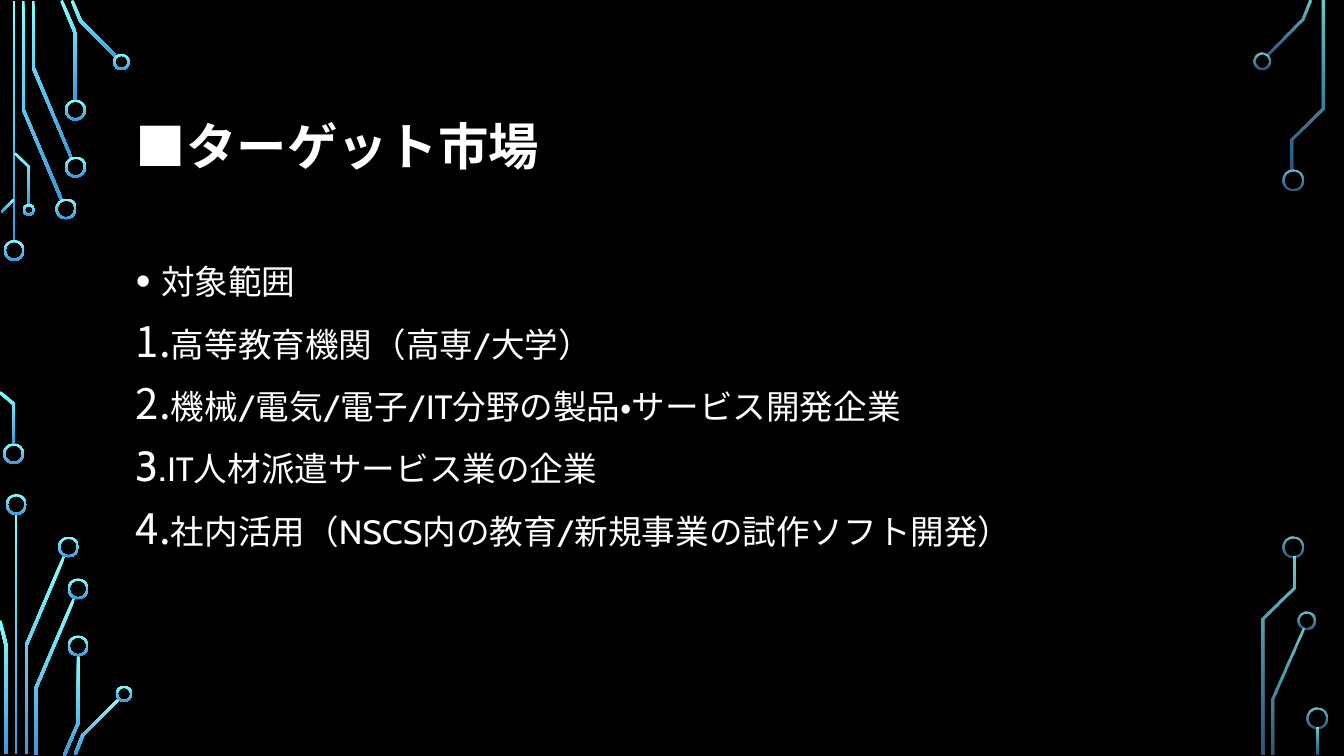
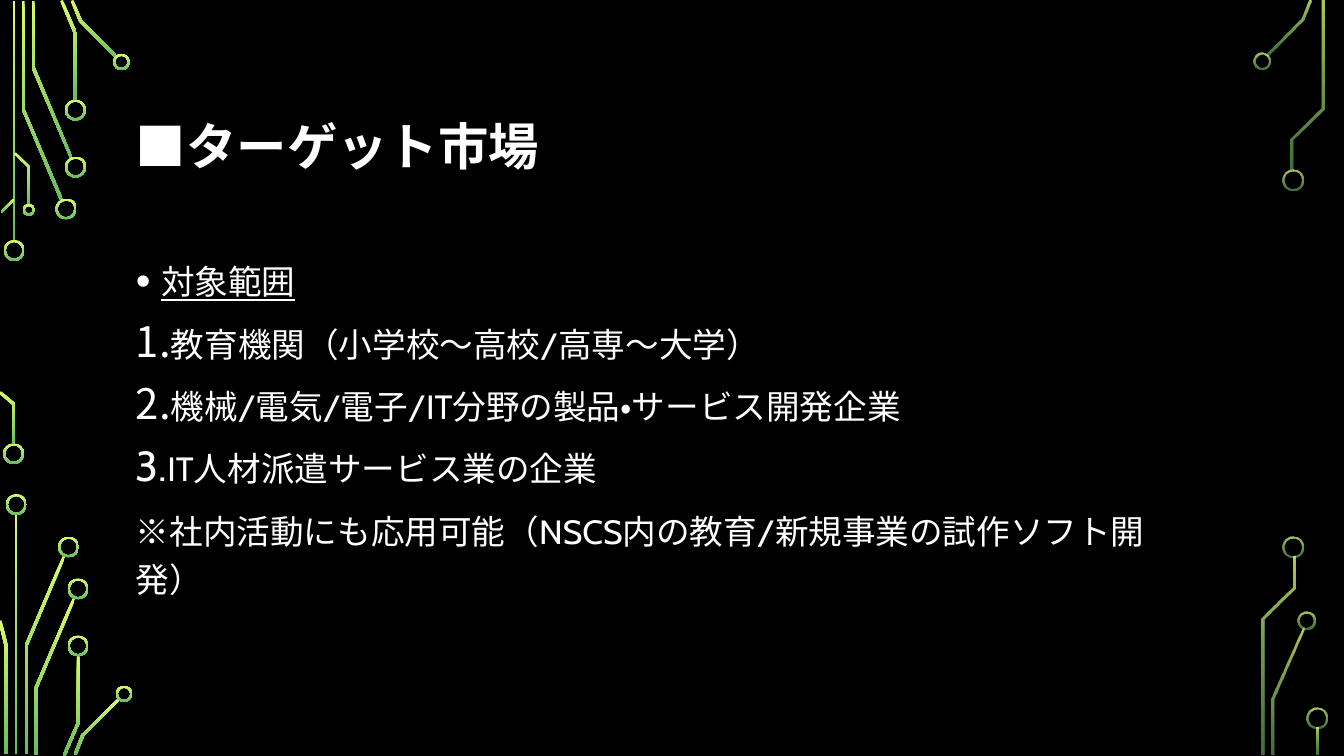
Before and after one commit to SITH-YN/PythonTool, a slide deck: slide 13 of Temp/39期ビジネスアイディア.pptx. Drawn at 1344x756 pixels with LibreOffice and Linux fonts; fonts in the diff are those of the drawing; background and template pictures are left out. Boxes give left, top, right and bottom in pixels: in the first picture for what was removed or moved away, otherwise in the second. Text is boxed around its words. In the diff, an @@ line names an element or a change of style, - is before the commit and + after.

```diff
--- a/Temp/39期ビジネスアイディア.pptx
+++ b/Temp/39期ビジネスアイディア.pptx
@@ fill gradient #82FFFF to #3D97DE to gradient #D8FC68 to #66BD5F in 36 elements at (4,240,25,261), (3,444,24,465), (22,1,63,201), (55,199,77,220), (31,1,72,158), (60,0,78,101), (65,156,86,177), (65,100,86,121), (71,0,117,58), (113,53,131,70), (1,199,15,213), (0,391,15,445), (14,152,30,205), (22,204,34,216), (15,514,18,755), (24,556,65,754), (6,494,27,515), (0,620,7,754), (58,536,80,558), (34,598,76,755), (63,655,80,756), (68,579,89,600), (68,635,89,656), (74,698,120,755), (116,686,133,702), (1266,0,1313,56), (1253,52,1270,70), (1282,169,1304,191), (1271,628,1305,755), (1299,612,1316,629), (1292,1,1325,171), (1284,536,1305,558), (1261,557,1296,755), (1307,708,1328,729), (1317,727,1320,755), (12,1,15,242) @@
@@ text at (161,265,295,301): underline on in "対象範囲" @@
@@ text at (171,328,760,360): text changed @@
-1. 高等教育機関（高専/大学）
+1. 教育機関（小学校～高校/高専～大学）
@@ text at (136,515,1145,595): text changed @@
-4. 社内活用（NSCS内の教育/新規事業の試作ソフト開発）
+※社内活動にも応用可能（NSCS内の教育/新規事業の試作ソフト開発）
```
Also in this commit, not shown: 25 other slides changed.
